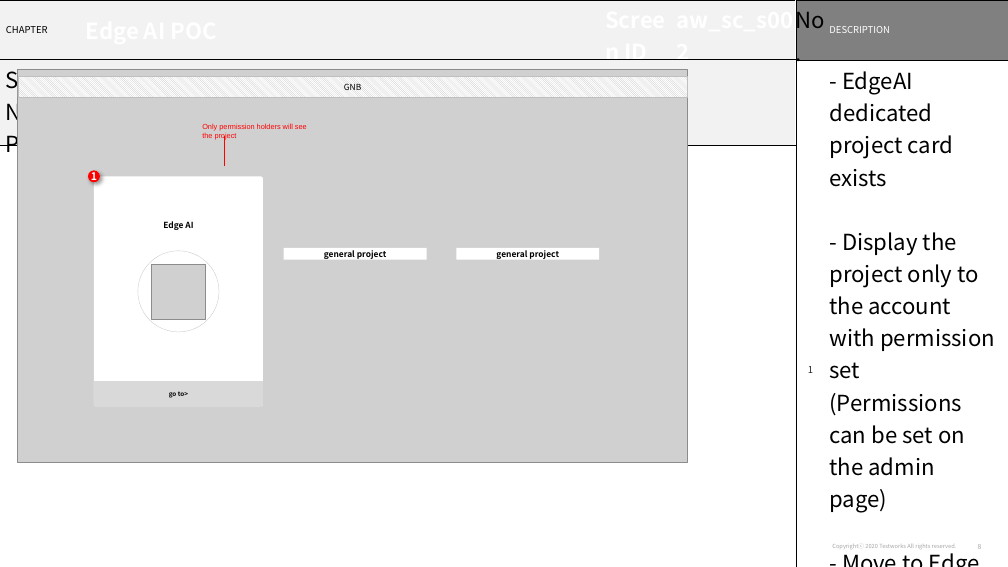
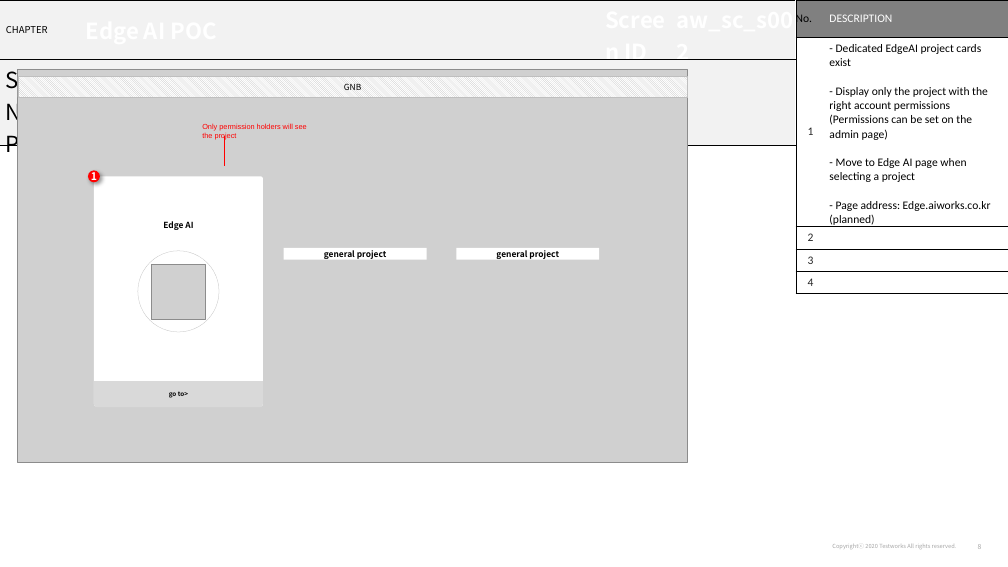
Before and after one commit to changsin/pytranslator, a slide deck: slide 8 of data/aiworks_wireframe_EdgeAI_v1.2-en.pptx. Drawn at 1008x567 pixels with LibreOffice and Linux fonts; fonts in the diff are those of the drawing; grey boxes stand for pictures. Boxes give left, top, right and bottom in pixels: in the first picture for what was removed or moved away, otherwise in the second. Text is boxed around its words. In the diff, an @@ line names an element or a change of style, - is before the commit and + after.

```diff
--- a/data/aiworks_wireframe_EdgeAI_v1.2-en.pptx
+++ b/data/aiworks_wireframe_EdgeAI_v1.2-en.pptx
@@ table at (796,0,1008,290) @@
-row 2, column 2: - EdgeAI dedicated project card exists / - Display the project only to the account with permission set (Permissions can be set on the admin page) / - Move to Edge AI page when selecting a project / - Page address: Edge.aiworks.co.kr (planned)
+row 2, column 2: - Dedicated EdgeAI project cards exist / - Display only the project with the right account permissions (Permissions can be set on the admin page) / - Move to Edge AI page when selecting a project / - Page address: Edge.aiworks.co.kr (planned)
@@ size 21.1 to 11 pt in "No." @@
@@ font Noto Sans CJK KR to Calibri in "No.", "DESCRIPTION", "1", "2" and 2 more places @@
@@ size 9 to 11 pt in "DESCRIPTION", "1", "2", "3" and 1 more places @@
```
Also in this commit, not shown: 25 other slides changed.
